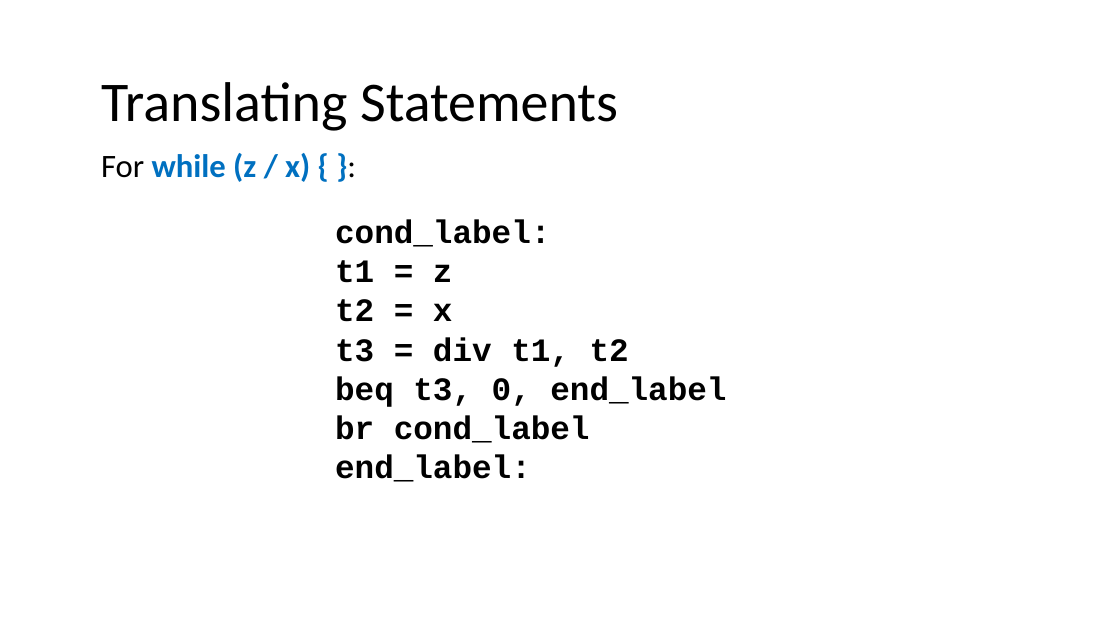
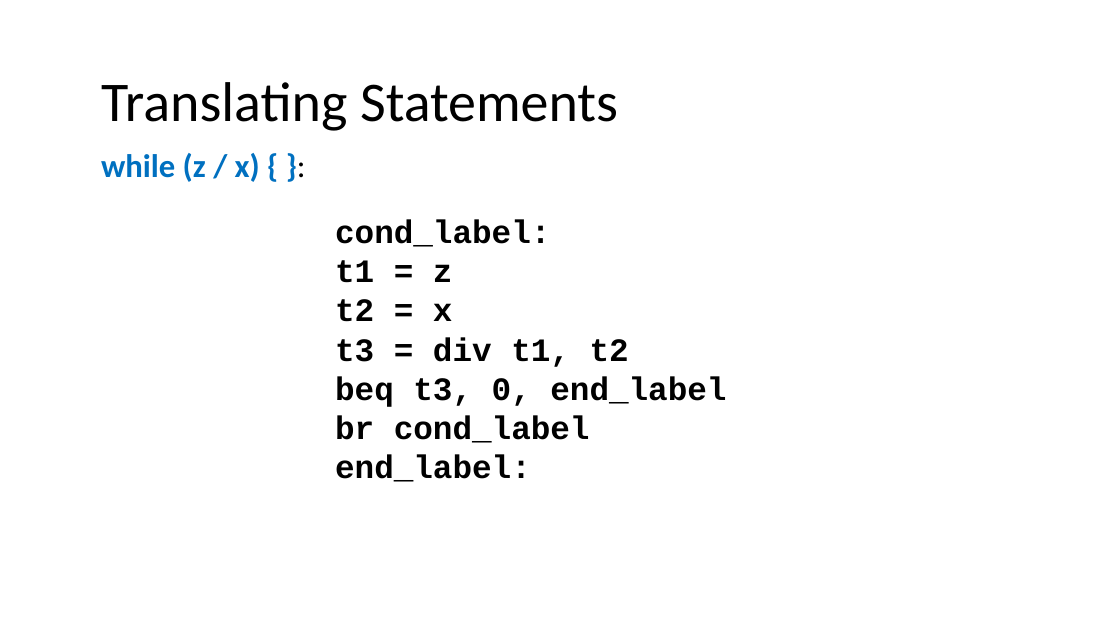
Before and after one commit to nivshani/compilation, a slide deck: slide 43 of slides/IR.pptx. Drawn at 1120x630 pixels with LibreOffice and Linux fonts; fonts in the diff are those of the drawing. Boxes give left, top, right and bottom in pixels: in the first picture for what was removed or moved away, otherwise in the second. Text is boxed around its words. In the diff, an @@ line names an element or a change of style, - is before the commit and + after.

```diff
--- a/slides/IR.pptx
+++ b/slides/IR.pptx
@@ text at [101,153,260,182]: text changed @@
-For while (z / x) { }:
+while (z / x) { }:
```
Also in this commit, not shown: 21 other slides changed, 1 other file.
